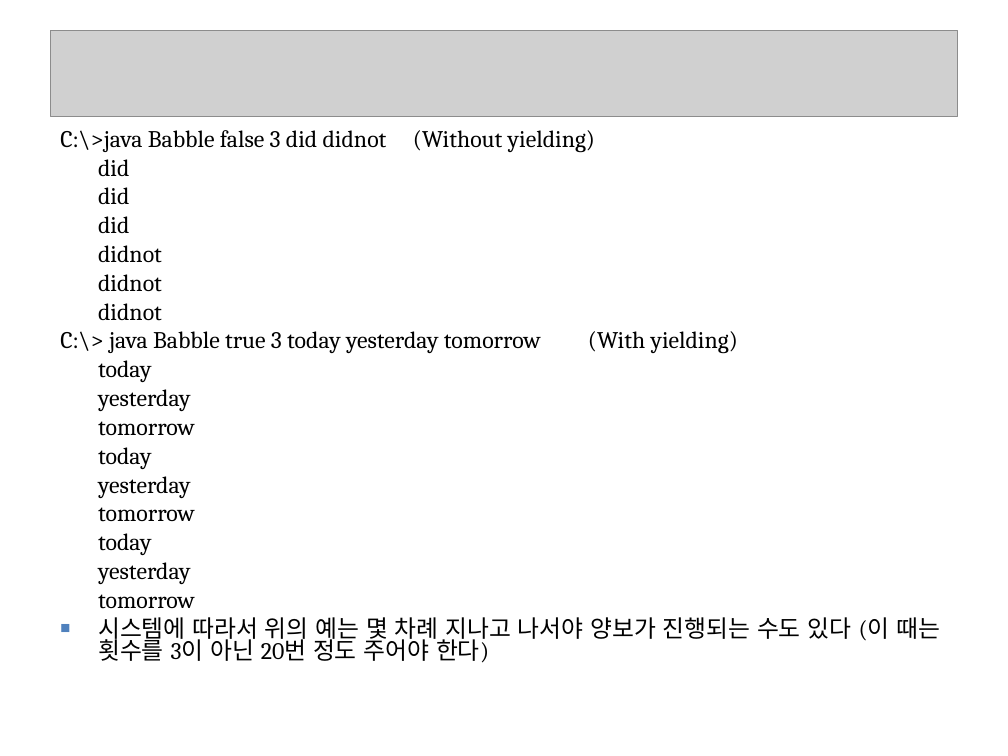
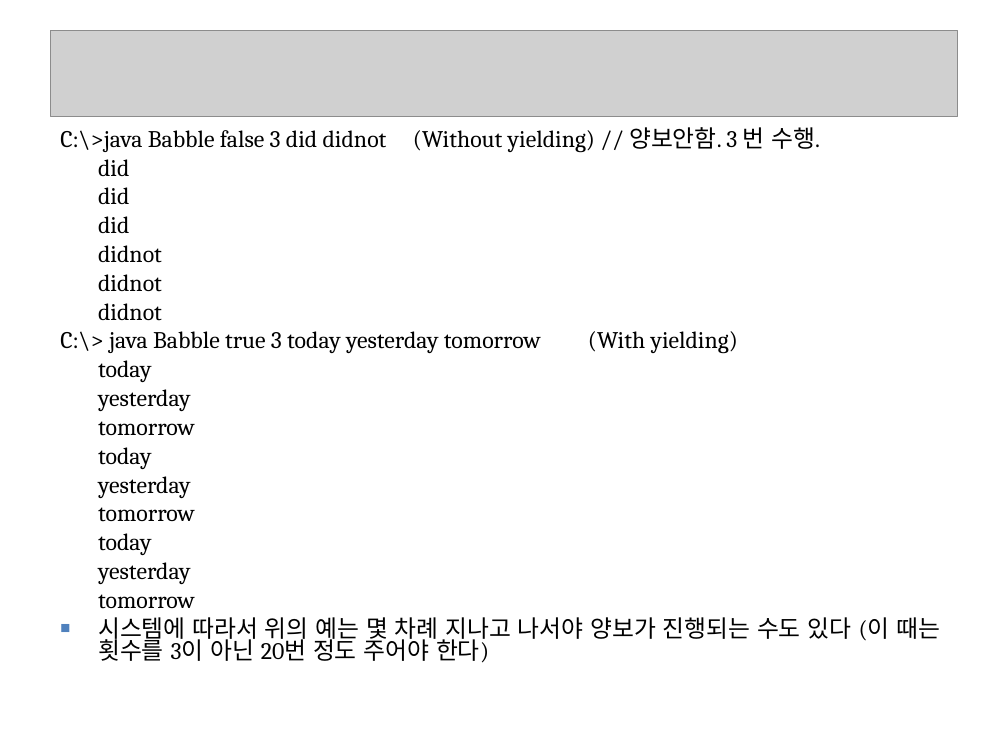
Before and after one commit to seleuchel/javaNetwork, a slide deck: slide 31 of ppt/055_chap03Threads3.ppt. Drawn at 1008x756 pixels with LibreOffice and Linux fonts; fonts in the diff are those of the drawing; grey boxes stand for pictures; background and template pictures are left out. Boxes give left, top, right and bottom in pixels: in the first picture for what was removed or moved away, otherwise in the second. Text is boxed around its words. In the diff, an @@ line names an element or a change of style, - is before the commit and + after.

```diff
--- a/ppt/055_chap03Threads3.ppt
+++ b/ppt/055_chap03Threads3.ppt
@@ text at [60, 127, 820, 152]: text changed @@
-C:\>java Babble false 3 did didnot (Without yielding)
+C:\>java Babble false 3 did didnot (Without yielding) // 양보안함. 3 번 수행.
```
Also in this commit, not shown: 22 other slides changed, 1 slide added, 1 slide removed, 5 other files.
